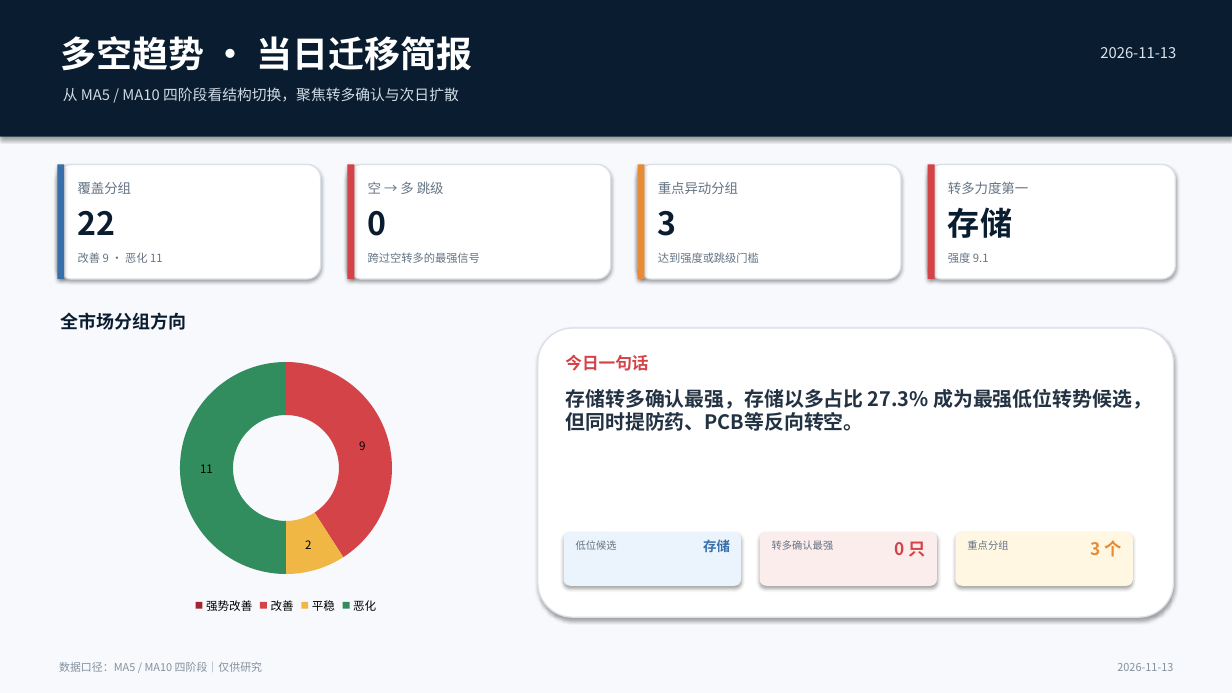
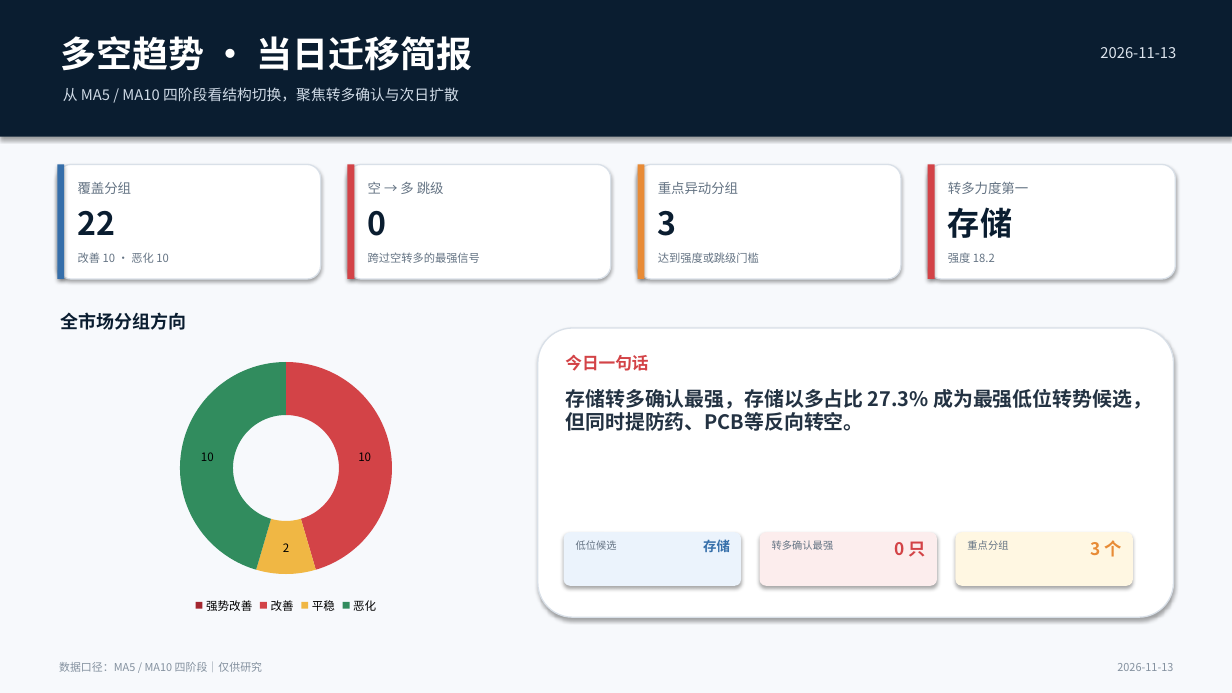
Before and after one commit to nancybhc/a-share-blast-lab, a slide deck: slide 1 of assets/多空阶段简报_2026-11-13.pptx. Drawn at 1232x693 pixels with LibreOffice and Linux fonts; fonts in the diff are those of the drawing. Boxes give left, top, right and bottom in pixels: in the first picture for what was removed or moved away, otherwise in the second. Text is boxed around its words. In the diff, an @@ line names an element or a change of style, - is before the commit and + after.

```diff
--- a/assets/多空阶段简报_2026-11-13.pptx
+++ b/assets/多空阶段简报_2026-11-13.pptx
@@ text at box(78, 252, 168, 263): text changed @@
-改善 9 · 恶化 11
+改善 10 · 恶化 10
@@ text at box(948, 253, 995, 263): text changed @@
-强度 9.1
+强度 18.2
@@ doughnut chart at box(67, 349, 506, 617) @@
@@ Series 1, 改善: 9 to 10 @@
@@ Series 1, 恶化: 11 to 10 @@
```
Also in this commit, not shown: 3 other slides changed, 8 other files.
